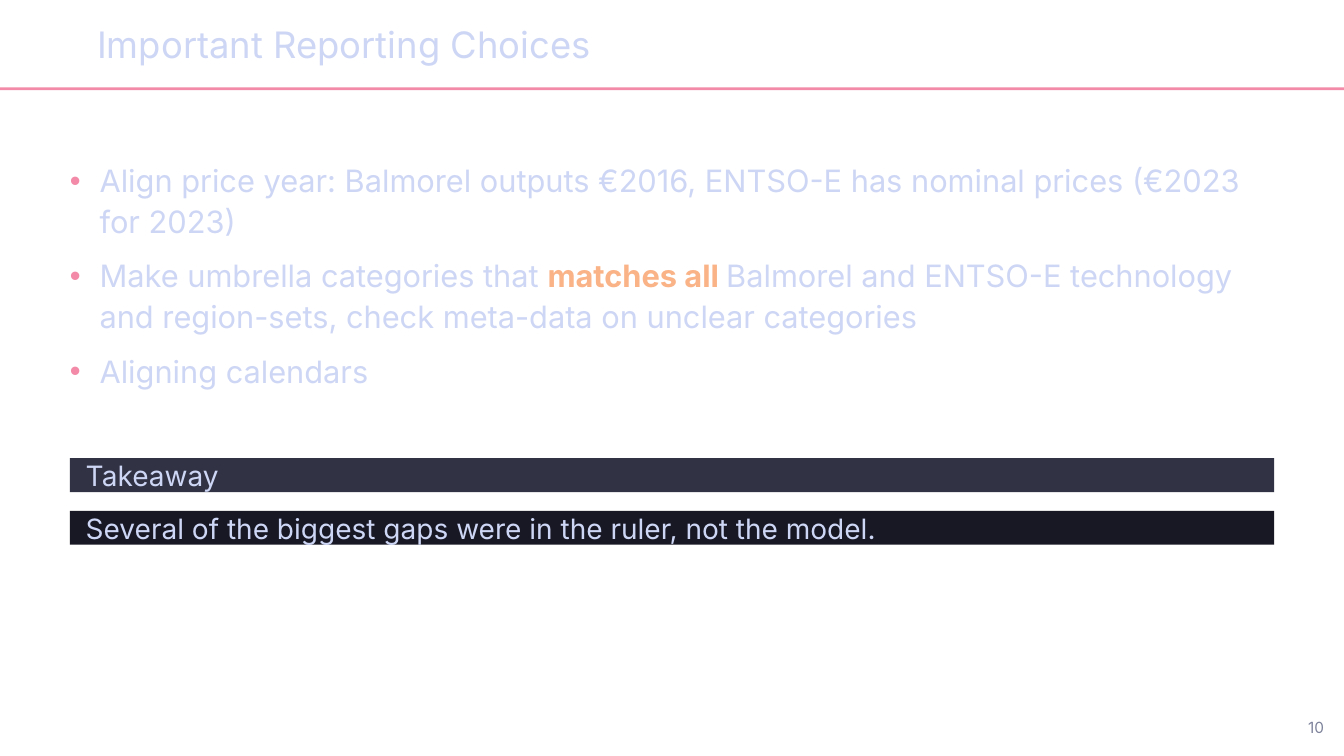
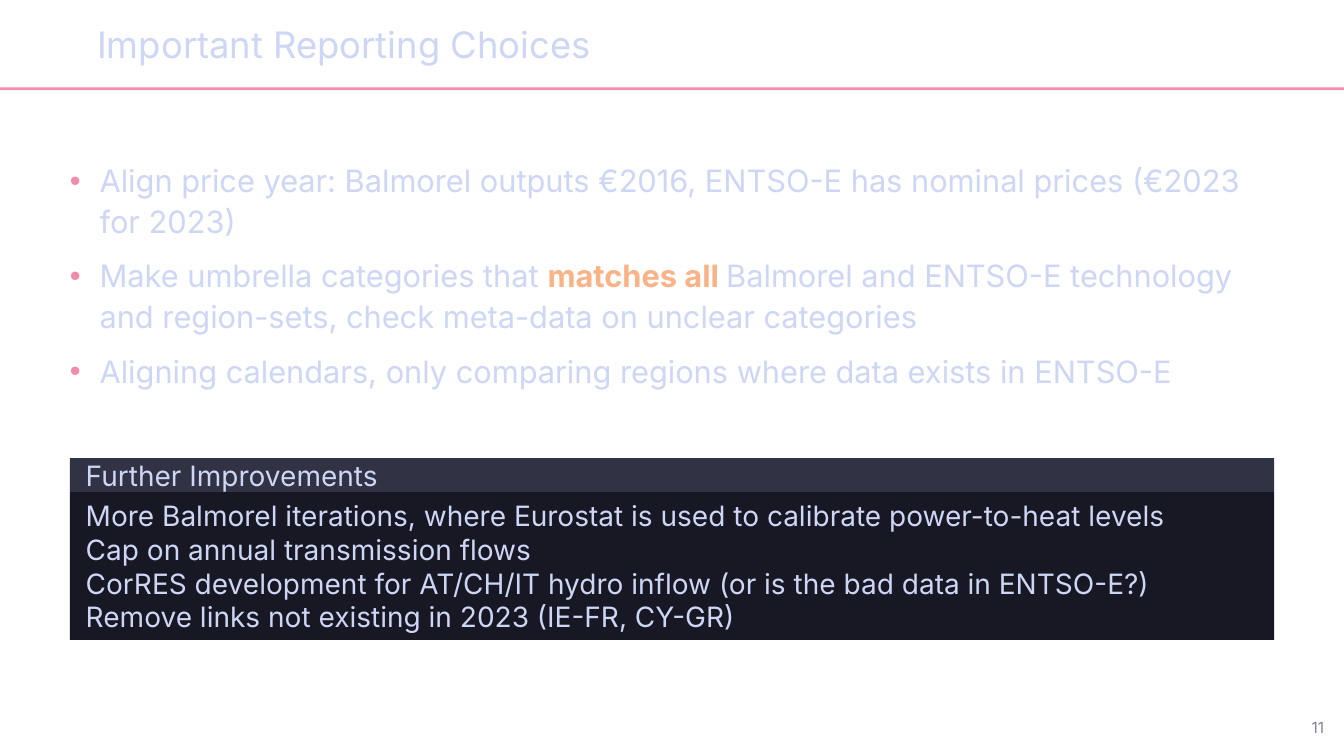
Before and after one commit to Mathias157/Balmorel, a slide deck: slide 11 of docs/report/Backcasting.odp (slide 10 before the commit). Drawn at 1344x756 pixels with LibreOffice and Linux fonts; fonts in the diff are those of the drawing; background and template pictures are left out. Boxes give left, top, right and bottom in pixels: in the first picture for what was removed or moved away, otherwise in the second. Text is boxed around its words. In the diff, an @@ line names an element or a change of style, - is before the commit and + after.

```diff
--- a/docs/report/Backcasting.odp
+++ b/docs/report/Backcasting.odp
@@ text at (x1=100, y1=360, x2=1171, y2=389): text changed @@
-• Aligning calendars
+• Aligning calendars, only comparing regions where data exists in ENTSO-E
@@ text in rectangle at (x1=86, y1=465, x2=377, y2=492): text changed @@
-Takeaway
+Further Improvements
@@ rectangle added at (x1=70, y1=492, x2=1274, y2=639), fill #181825, 20 pt, text #CDD6F4 @@
+More Balmorel iterations, where Eurostat is used to calibrate power-to-heat levels
+Cap on annual transmission flows
+CorRES development for AT/CH/IT hydro inflow (or is the bad data in ENTSO-E?)
+Remove links not existing in 2023 (IE-FR, CY-GR)
@@ rectangle removed at (x1=70, y1=511, x2=1274, y2=545) @@
-Several of the biggest gaps were in the ruler, not the model.
@@ page number at (x1=1312, y1=722, x2=1325, y2=733): text changed @@
-10
+11
```
Also in this commit, not shown: 5 other slides changed, 4 slides added.
